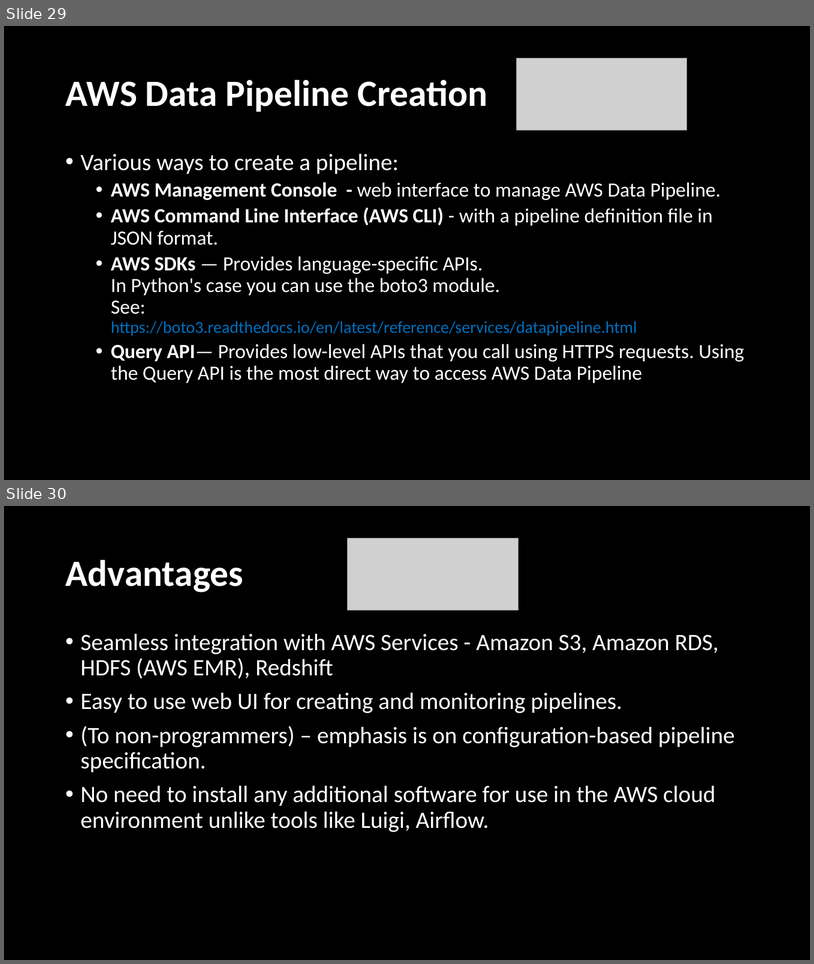
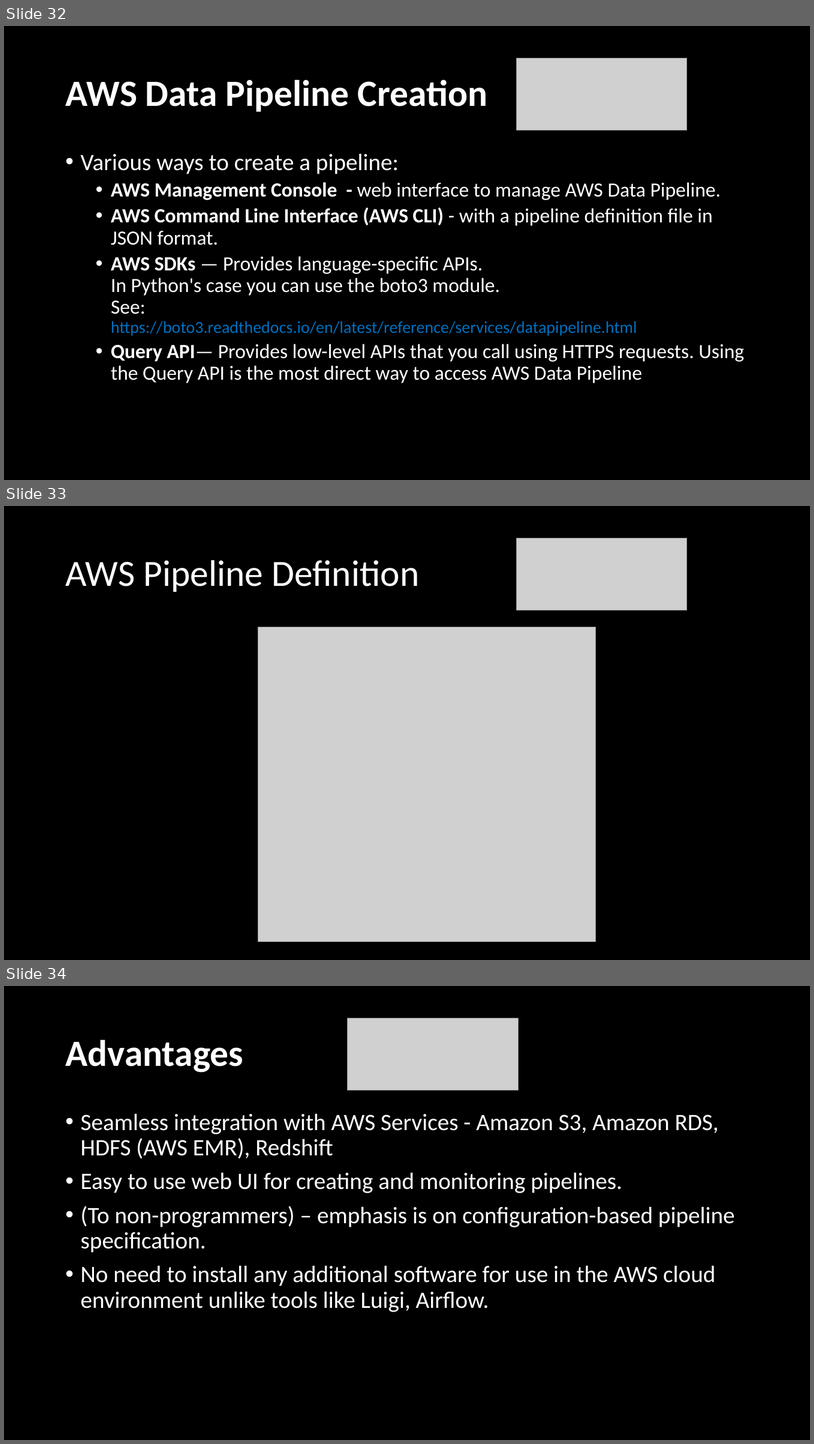
Before and after one commit to femibyte/data-eng, a slide deck: PyData2016-DataPipelinesCloud.pptx. Shown one above the other, each under a label of ours: slides 29 and 30 before the commit, slides 32, 33 and 34 after it. The pictures are 814x964 and 814x1444 pixels, drawn with LibreOffice and Linux fonts; fonts in the diff are those of the drawing; grey boxes stand for pictures. Boxes give left, top, right and bottom in pixels: in the first picture for what was removed or moved away, otherwise in the second. Text is boxed around its words. In the diff, an @@ line names an element or a change of style, - is before the commit and + after.

```diff
--- a/PyData2016-DataPipelinesCloud.pptx
+++ b/PyData2016-DataPipelinesCloud.pptx
@@ slide 33 added at <box>4,506,810,960</box>, background #000000 @@
@@ picture added at <box>517,538,687,610</box> @@
@@ title added at <box>65,560,419,592</box>, 44 pt, text #FFFFFF @@
+AWS Pipeline Definition
@@ picture added at <box>258,627,596,942</box> @@
@@ what was slide 29 is now slide 32 @@
@@ what was slide 30 is now slide 34 @@
```
Also in this commit, not shown: 10 slides changed, 3 other slides added.
